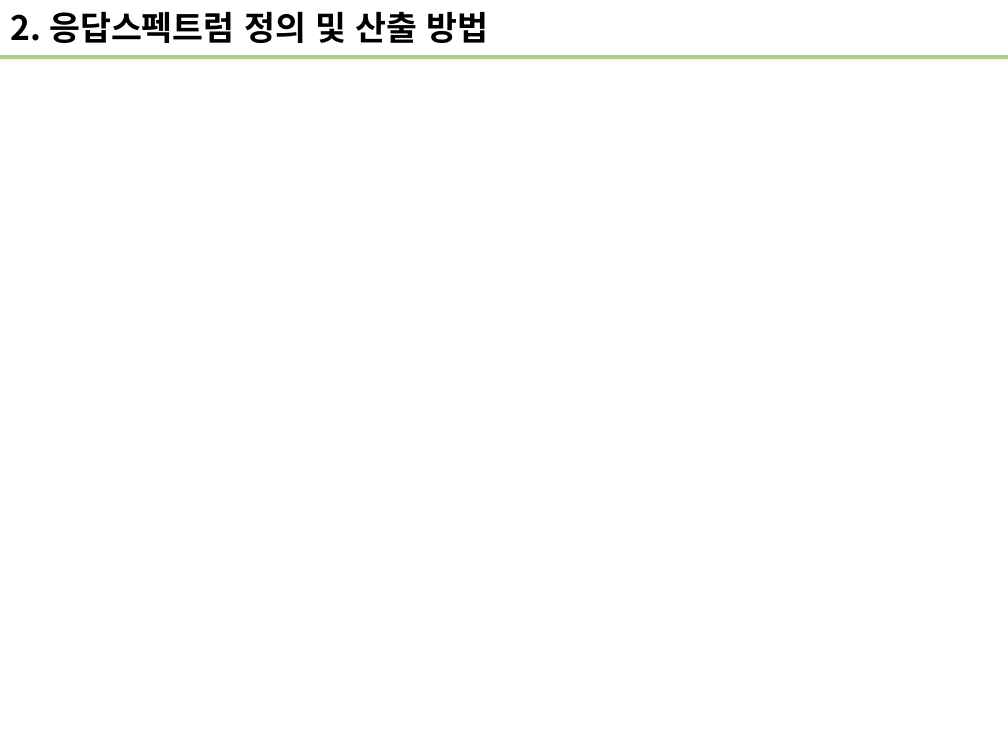
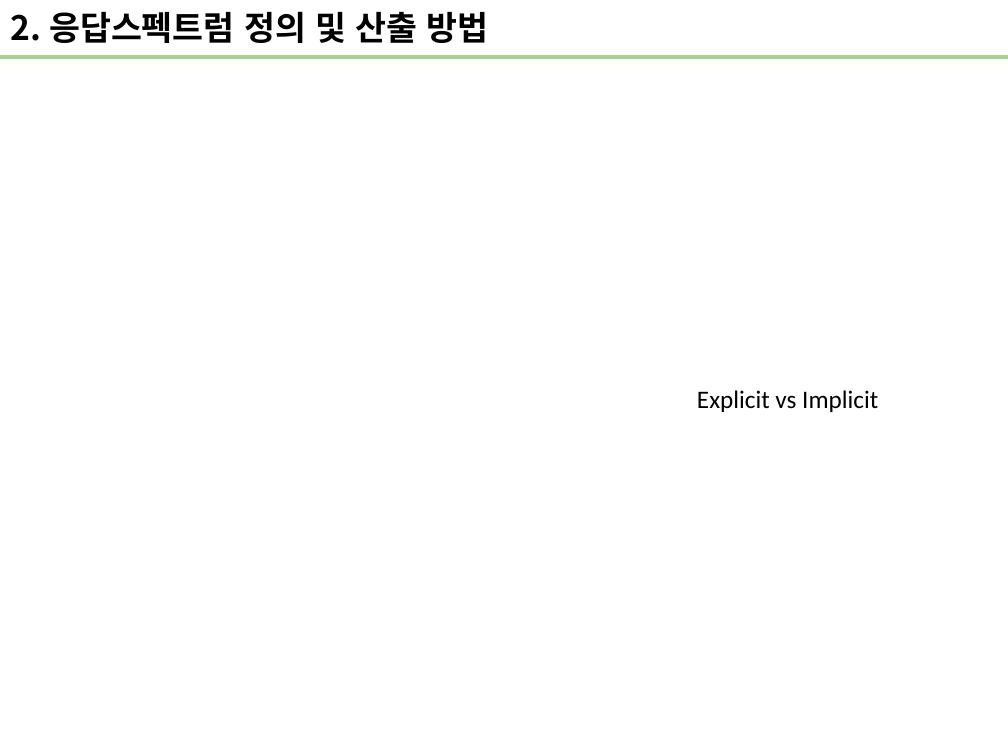
Before and after one commit to wonho13/work, a slide deck: slide 6 of 진동/응답스펙트럼소개.pptx (slide 5 before the commit). Drawn at 1008x756 pixels with LibreOffice and Linux fonts; fonts in the diff are those of the drawing; background and template pictures are left out. Boxes give left, top, right and bottom in pixels: in the first picture for what was removed or moved away, otherwise in the second. Text is boxed around its words. In the diff, an @@ line names an element or a change of style, - is before the commit and + after.

```diff
--- a/진동/응답스펙트럼소개.pptx
+++ b/진동/응답스펙트럼소개.pptx
@@ text added at (697,390,878,412), 18 pt, text #000000 @@
+Explicit vs Implicit
```
Also in this commit, not shown: 5 other slides changed, 4 slides added.
